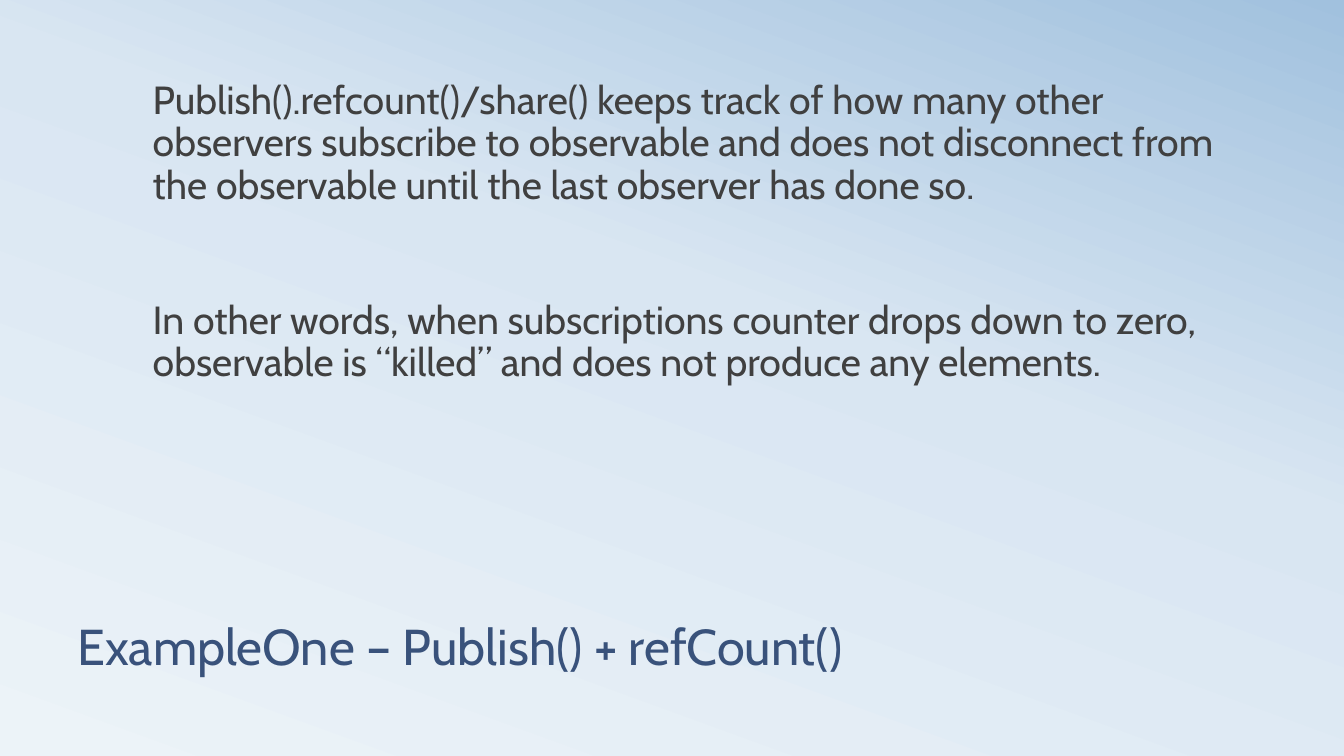
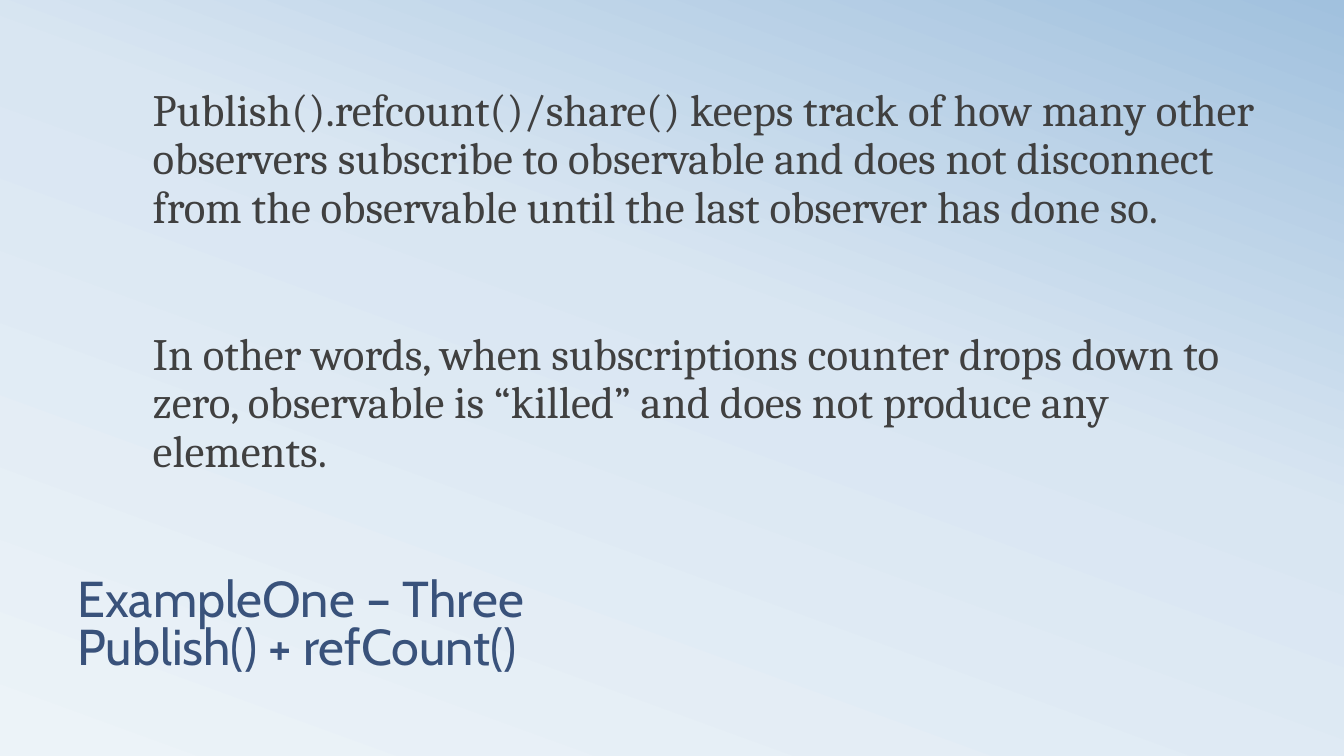
Before and after one commit to Kamajabu/RxSKM, a slide deck: slide 5 of Presentation.pptx. Drawn at 1344x756 pixels with LibreOffice and Linux fonts; fonts in the diff are those of the drawing. Boxes give left, top, right and bottom in pixels: in the first picture for what was removed or moved away, otherwise in the second. Text is boxed around its words. In the diff, an @@ line names an element or a change of style, - is before the commit and + after.

Commit message:
Updating examples and presentation

```diff
--- a/Presentation.pptx
+++ b/Presentation.pptx
@@ text "Publish().refcount()/share() keeps track of how ..." at (x1=153, y1=94, x2=1254, y2=468): size 28 to 32 pt, font Cabin to Cambria; vertical alignment top to middle @@
@@ title at (x1=77, y1=579, x2=524, y2=672): text changed @@
-ExampleOne – Publish() + refCount()
+ExampleOne – Three
+Publish() + refCount()
```
Also in this commit, not shown: 3 other slides changed, 6 slides added, 5 other files.
